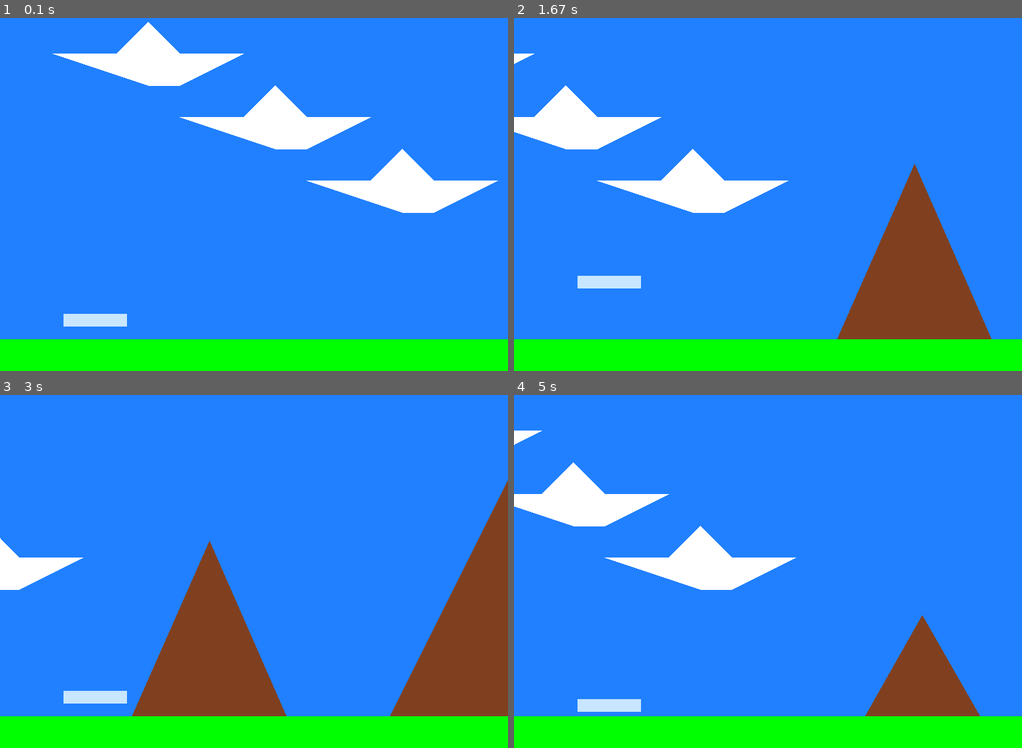
Above: before the commit, frames 1-4 (two rows, left to right).
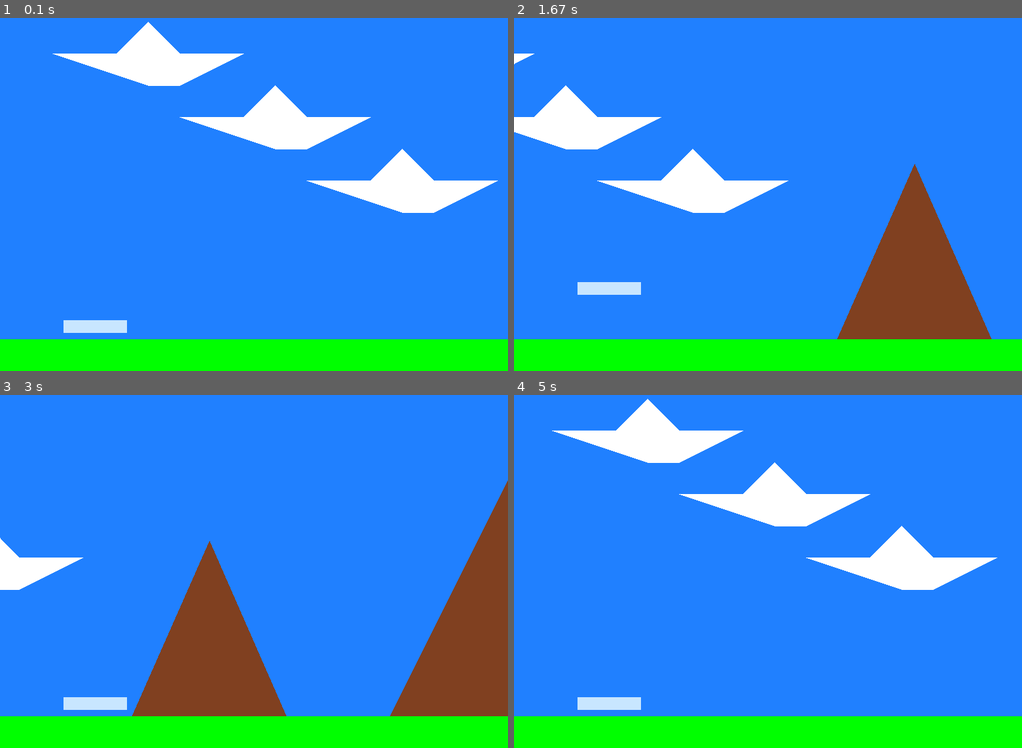
Above: after the commit, the same moments.

Repository: iserk/pygame_collisions
Game: pygame game, started from main.py
The game is run twice, just before and just after one commit, with the same random seed, the same clock (stepped at 60 frames per second) and the same inputs.
Inputs:
- Up to frame 1 (0.1 s): no input
- Up to frame 2 (1.67 s): hold D 0.33-0.8 s; hold W 0.83-1.13 s; hold D 1.17-1.63 s
- Up to frame 3 (3 s): hold A 1.67-2.2 s; hold S 2.23-2.53 s; hold A 2.57-2.97 s
- Up to frame 4 (5 s): hold W 3-3.37 s; tap Space at 3.4, 4.8 s; hold D 3.73-4.37 s; hold S 4.4-4.77 s

The runs differ from the first frame. In frame 1, 0.4% of the frame differs, in the area x 12-25%, y 83-90%; in frame 2, 0.4%; in frame 3, 0.4%; in frame 4, 16%, in the area x 0-96%, y 1-92%.

Commit message:
Updated Scene.detected_collisions()

Diff:
--- a/main.py
+++ b/main.py
@@ -13,10 +13,6 @@
         self.game = game
         self.layers = {0: []}
         self.camera = None
-        self.hero = None
-        self.mountains = []
-        self.ground = None
-        self.clouds = []
 
     def activate(self):
         self.layers = {0: []}
@@ -45,17 +41,53 @@
                 obj.update(dt, elapsed_time)
 
     def detect_collisions(self):
-        ## This version detects collisions between all objects
-        # for key in self.layers:
-        #     for obj1 in self.layers[key]:
-        #         for obj2 in self.layers[key]:
-        #             if obj1 != obj2:
-        #                 # print(obj1.get_collider(), obj2.get_collider())
-        #                 if collision.sat_collision_check(obj1.get_collider(), obj2.get_collider()):
-        #                     print(f'Collision between {obj1} and {obj2}')
-        #                     obj1.on_collision(obj2)
-        #                     obj2.on_collision(obj1)
-
+        # This version detects collisions between all objects
+        for key in self.layers:
+            for obj1 in self.layers[key]:
+                for obj2 in self.layers[key]:
+                    if obj1 != obj2:
+                        # print(obj1.get_collider(), obj2.get_collider())
+                        if collision.sat_collision_check(obj1.get_collider(), obj2.get_collider()):
+                            print(f'Collision between {obj1} and {obj2}')
+                            obj1.on_collision(obj2)
+                            obj2.on_collision(obj1)
+
+    def render_background(self):
+        pass
+
+    def render(self):
+        self.render_background()
+
+        for key in sorted(self.layers.keys()):
+            for obj in self.layers[key]:
+                obj.render(self.camera)
+
+
+class GameScene(Scene):
+    BG_COLOR = (32, 128, 255)
+
+    def __init__(self, game):
+        super().__init__(game)
+        self.hero = None
+        self.mountains = []
+        self.ground = None
+        self.clouds = []
+
+    def activate(self):
+        super().activate()
+
+        self.hero = HeroPlane(None)
+        self.add(self.hero, layer=10)
+
+        self.hero.x = 100
+        self.hero.y = SCREEN_SIZE[1] - GROUND_HEIGHT - 10
+        # self.hero.y = 100
+
+        self.mountains = [Mountain.generate(self, SCREEN_SIZE[0] + 200 + 500 * i) for i in range(3)]
+        self.ground = Ground(self)
+        self.clouds = [Cloud(self, 100, 100), Cloud(self, 300, 200), Cloud(self, 500, 300)]
+
+    def detect_collisions(self):
         # This version detects collisions between the hero and other objects
         hero = self.hero
         for obj in self.layers[0]:
@@ -66,37 +98,6 @@
                     obj.on_collision(hero)
 
     def render_background(self):
-        pass
-
-    def render(self):
-        self.render_background()
-
-        for key in sorted(self.layers.keys()):
-            for obj in self.layers[key]:
-                obj.render(self.camera)
-
-
-class GameScene(Scene):
-    BG_COLOR = (32, 128, 255)
-
-    def __init__(self, game):
-        super().__init__(game)
-
-    def activate(self):
-        super().activate()
-
-        self.hero = HeroPlane(None)
-        self.add(self.hero, layer=10)
-
-        self.hero.x = 100
-        self.hero.y = SCREEN_SIZE[1] - GROUND_HEIGHT
-        # self.hero.y = 100
-
-        self.mountains = [Mountain.generate(self, SCREEN_SIZE[0] + 200 + 500 * i) for i in range(3)]
-        self.ground = Ground(self)
-        self.clouds = [Cloud(self, 100, 100), Cloud(self, 300, 200), Cloud(self, 500, 300)]
-
-    def render_background(self):
         self.camera.screen.fill(self.BG_COLOR)
 
     def update(self, dt, elapsed_time):
@@ -279,13 +280,11 @@
     def on_collision(self, other):
         print(f'Collision between {self} and {other}')
         if isinstance(other, Ground):
-            self.y = other.y - 20
-            # self.scene.game.change_scene(VictoryScene(self.scene.game))
-        elif isinstance(other, Cloud):
-            # self.y = other.y - 50
+            self.y = other.y - 10
             self.scene.game.change_scene(VictoryScene(self.scene.game))
+        # elif isinstance(other, Cloud):
+        #     self.scene.game.change_scene(VictoryScene(self.scene.game))
         elif isinstance(other, Mountain):
-            # self.y = other.y - other.height - 20
             self.scene.game.change_scene(GameOverScene(self.scene.game))
 
     def update(self, dt, elapsed_time):
